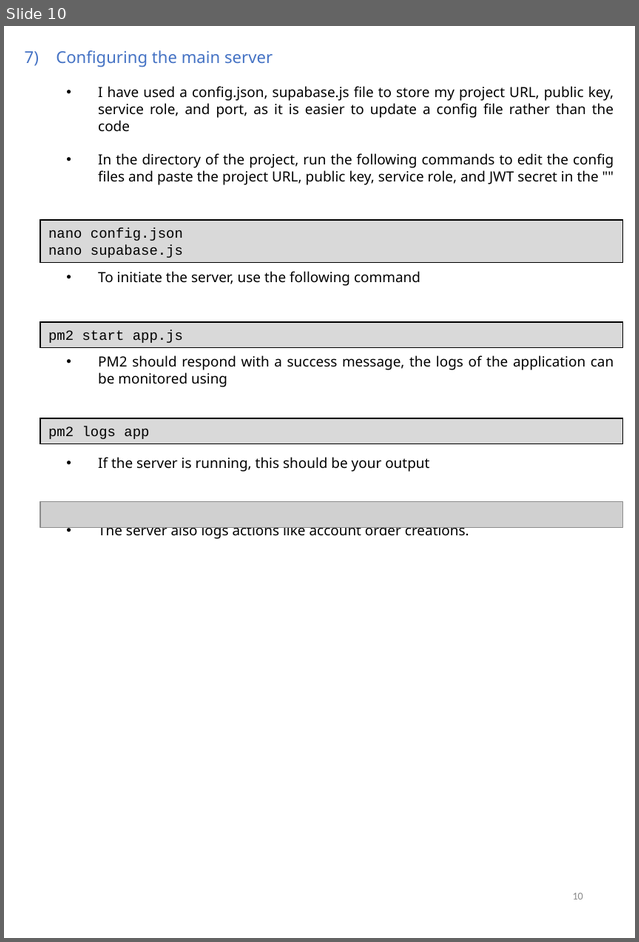
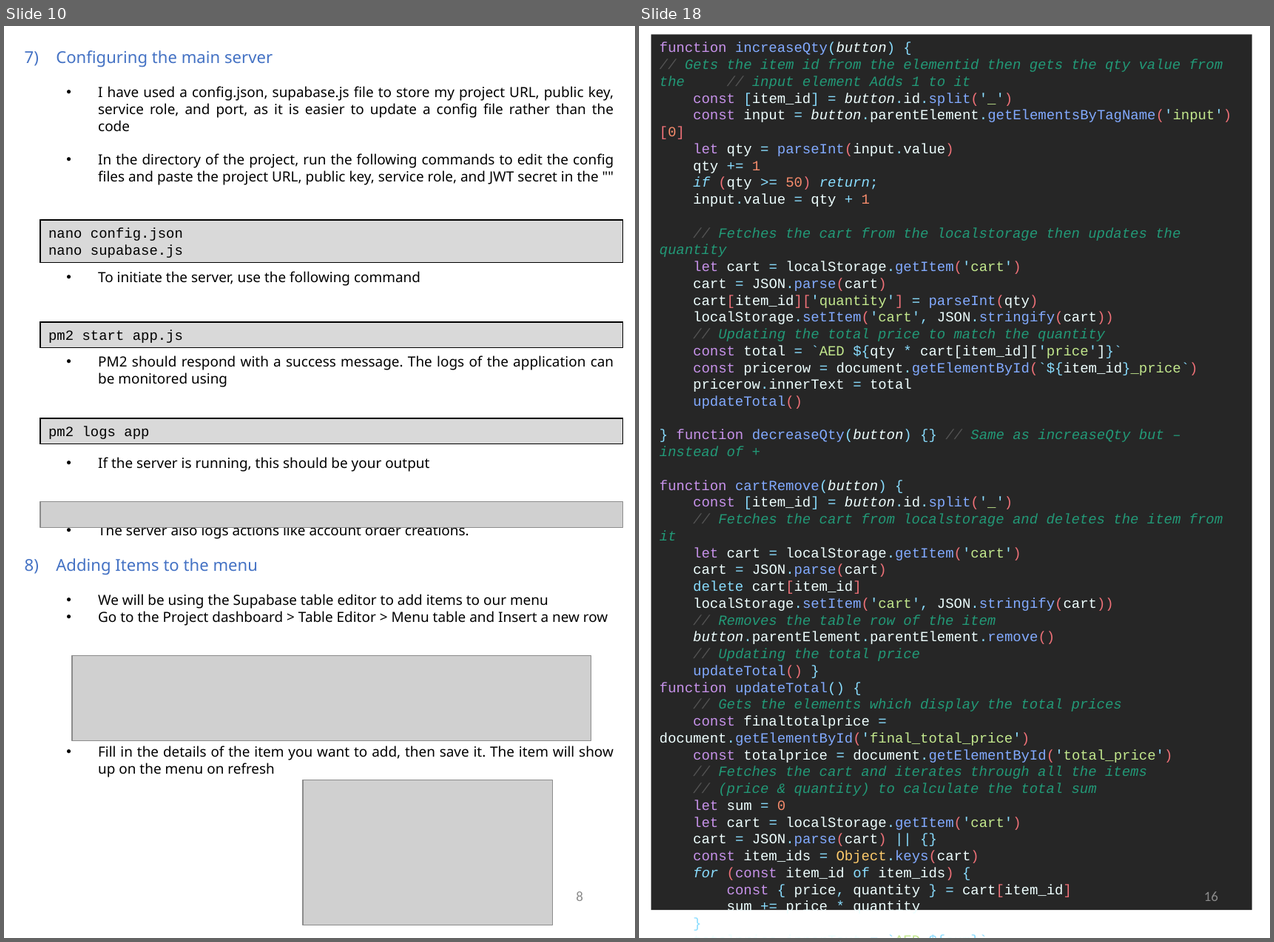
Before and after one commit to Agentgilspy/Food-Ordering-Website, a slide deck: ICT-171 Documentation.pptx. Shown side by side, each under a label of ours: slide 10 before the commit, slides 10 and 18 after it; the slides between them are not shown. The pictures are 639x942 and 1274x942 pixels, drawn with LibreOffice and Linux fonts; fonts in the diff are those of the drawing; grey boxes stand for pictures. Boxes give left, top, right and bottom in pixels: in the first picture for what was removed or moved away, otherwise in the second. Text is boxed around its words. In the diff, an @@ line names an element or a change of style, - is before the commit and + after.

Commit message:
Documentation and minor changes

```diff
--- a/ICT-171 Documentation.pptx
+++ b/ICT-171 Documentation.pptx
@@ slide 18 added at (x1=639, y1=26, x2=1270, y2=938), background #FFFFFF @@
@@ rectangle added at (x1=651, y1=34, x2=1252, y2=910), fill #262626, 12 pt, text #EEFFFF @@
+function increaseQty(button) {
+// Gets the item id from the elementid then gets the qty value from the // input element Adds 1 to it
+const [item_id] = button.id.split('_')
+const input = button.parentElement.getElementsByTagName('input')[0]
+let qty = parseInt(input.value)
+qty += 1
+if (qty >= 50) return;
+input.value = qty + 1
+// Fetches the cart from the localstorage then updates the quantity
+let cart = localStorage.getItem('cart')
+cart = JSON.parse(cart)
+cart[item_id]['quantity'] = parseInt(qty)
+localStorage.setItem('cart', JSON.stringify(cart))
+// Updating the total price to match the quantity
+const total = `AED ${qty * cart[item_id]['price']}`
+const pricerow = document.getElementById(`${item_id}_price`)
+pricerow.innerText = total
+updateTotal()
+} function decreaseQty(button) {} // Same as increaseQty but – instead of +
+function cartRemove(button) {
+const [item_id] = button.id.split('_')
+// Fetches the cart from localstorage and deletes the item from it
+let cart = localStorage.getItem('cart')
+cart = JSON.parse(cart)
+delete cart[item_id]
+localStorage.setItem('cart', JSON.stringify(cart))
+// Removes the table row of the item
+button.parentElement.parentElement.remove()
+// Updating the total price
+updateTotal() }
+function updateTotal() {
+// Gets the elements which display the total prices
+const finaltotalprice = document.getElementById('final_total_price')
+const totalprice = document.getElementById('total_price')
+// Fetches the cart and iterates through all the items
+// (price & quantity) to calculate the total sum
+let sum = 0
+let cart = localStorage.getItem('cart')
+cart = JSON.parse(cart) || {}
+const item_ids = Object.keys(cart)
+for (const item_id of item_ids) {
+const { price, quantity } = cart[item_id]
+sum += price * quantity
+}
+totalprice.innerText = `AED ${sum}`
+finaltotalprice.innerText = `Total Price: AED ${sum}` }
@@ text added at (x1=1204, y1=891, x2=1218, y2=901), 12 pt, text #8C8C8C @@
+16
@@ page number added at (x1=1208, y1=891, x2=1218, y2=901), 9 pt, text #8C8C8C @@
+18
@@ slide 10 changed as well @@
@@ text at (x1=98, y1=355, x2=614, y2=387): text changed @@
-  • PM2 should respond with a success message, the logs of the application can be monitored using
+  • PM2 should respond with a success message. The logs of the application can be monitored using
@@ text at (x1=56, y1=558, x2=614, y2=777): paragraphs added @@
+8) Adding Items to the menu
+  • We will be using the Supabase table editor to add items to our menu
+  • Go to the Project dashboard > Table Editor > Menu table and Insert a new row
+  • Fill in the details of the item you want to add, then save it. The item will show up on the menu on refresh
@@ picture added at (x1=72, y1=656, x2=592, y2=741) @@
@@ picture added at (x1=303, y1=780, x2=553, y2=925) @@
@@ text added at (x1=576, y1=891, x2=583, y2=901), 12 pt, text #8C8C8C @@
+8
@@ page number removed at (x1=573, y1=893, x2=583, y2=899) @@
-10
```
Also in this commit, not shown: 9 other slides changed, 15 other slides added, 7 other files.
